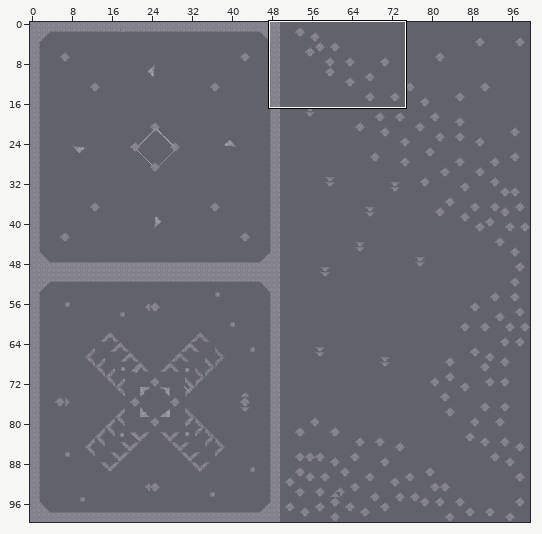
An edit to a level. Tiled map (JSON), core/assets/levels/level_3/level_0.tmj. The first picture is a wide view before the edit; the outline marks the close-up.
Close-up. The starting point:
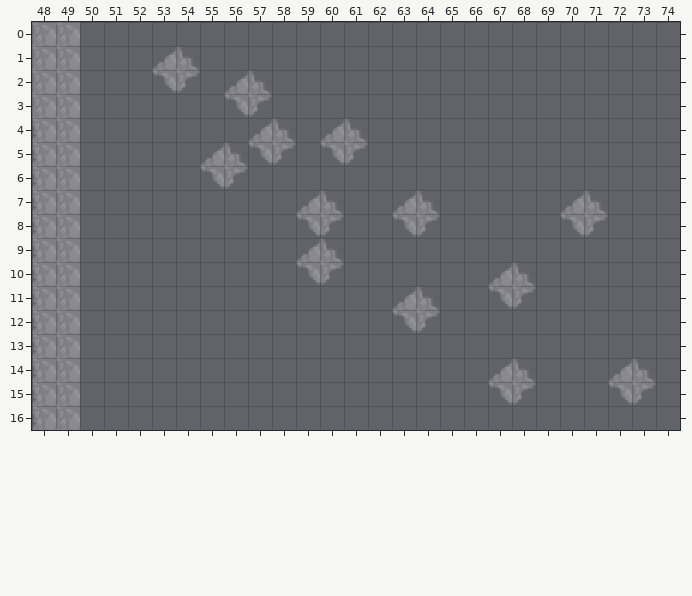
Cells are 16x16 px. Shown: x 48..74, y 0..16. The commit also changed other parts of the map, which this record leaves out. The old version is drawn lined up with the new one.
The same view after the edit:
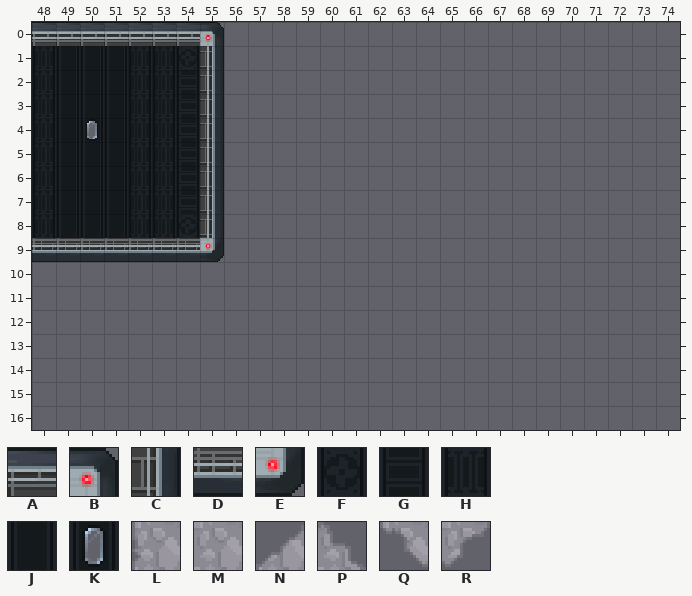
Key: from "space-tiles": A 6, B 7, C 23, D 38, E 39, F 64 "Background", G 80 "Background", H 81 "Background", J 82 "Background", K 83 "Background"; from "tileset": L 16 "GameObject", M 17 "GameObject", N 66 "GameObject", P 67 "GameObject", Q 82 "GameObject", R 83 "GameObject".
_ is an empty cell, . an unchanged one.
Tiles of an added or newly shown layer are drawn over the layers below it.
From old to new:
map size 100x100 -> 56x10 cells
layer "Tile Layer 1" opacity 73% -> 100%
--- layer "Tile Layer 1"
@@ x 48..73 @@
- 0 MM........................
- 1 MM___NP...................
- 2 MM___QR.NP................
- 3 MM_____.QR................
- 4 LM_____..NP.NP............
- 5 LM_____NPQR.QR............
- 6 LM_____QR.................
- 7 LM_____....NP..NP.....NP..
- 8 LM_____....QR..QR.....QR..
- 9 LM.........NP.............
-10 LM.........QR......NP.....
-11 LM.............NP..QR.....
-12 LM.............QR.........
-13 LM........................
-14 LM.................NP...NP
-15 LM.................QR...QR
-16 LM........................
+ 0 __........................
+ 1 HJJJHHF...................
+ 2 HJJJHHG.__................
+ 3 HJJJHHG.__................
+ 4 HJKJHHG..__.__............
+ 5 HJJJHHG____.__............
+ 6 HJJJHHG__.................
+ 7 HJJJHHG....__..__.....__..
+ 8 HJJJHHF....__..__.....__..
+ 9 __.........__.............
+10 __.........__......__.....
+11 __.............__..__.....
+12 __.............__.........
+13 __........................
+14 __.................__...__
+15 __.................__...__
+16 __........................
--- layer "Tile Layer 2" (added)
@@ x 48..55 @@
- 0 ________
- 1 ......._
- 2 ......._
- 3 ......._
- 4 ......._
- 5 ......._
- 6 ......._
- 7 ......._
- 8 ......._
- 9 ________
+ 0 AAAAAAAB
+ 1 .......C
+ 2 .......C
+ 3 .......C
+ 4 .......C
+ 5 .......C
+ 6 .......C
+ 7 .......C
+ 8 .......C
+ 9 DDDDDDDE
